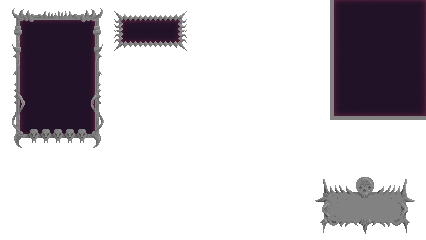
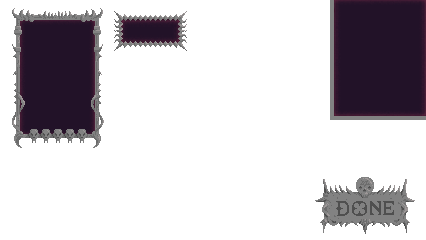
Comparing the layer stacks of the two 426×240 images. Changes:
showed "Layer 32" over <box>336,201,394,216</box>
